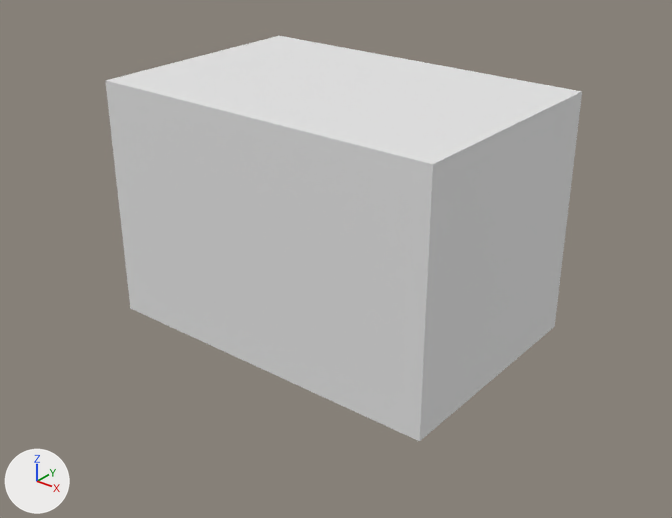
One commit to the FBX model Assets/Models/cave.fbx: the scene before it, then after it.
Both versions are drawn from a 50 mm camera at (17.17, -21.61, 15.56) aimed at (0.37, -0.61, 2.54). The lights are fixed; the arrows at lower left show +X, +Y and +Z.
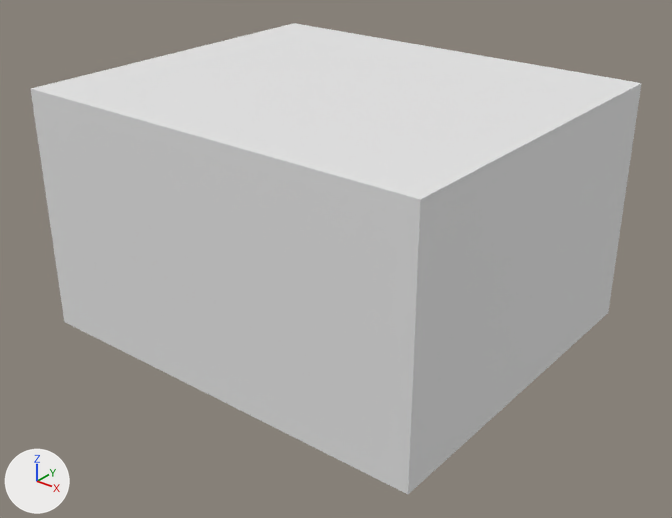
Pixel boxes (x1, y1, x2, y2) of what changed, in the pictures (672 x 518 px):
'Cube', reshaped (28% wider, 16% taller)
    before: (105, 36, 582, 441)
    after: (31, 23, 642, 494)

Diff of the bpy script that builds the scene:
```diff
--- a/Assets/Models/cave.fbx.py
+++ b/Assets/Models/cave.fbx.py
@@ mat_concrete @@
+mat_concrete = principled_material('Concrete')
+mat_concrete.base_color = (0.267, 0.267, 0.267)  # grey #8d8d8d
+mat_concrete.roughness = 0.69
@@ me_cube @@
 # used by ob_cube; location = (0.0, 0.0, 1.0)
-me_cube.from_pydata(...)  # 8 vertices, 6 faces; spans x -6.0..6.0, y -4.0..4.0, z -1.0..7.0
+me_cube.from_pydata(...)  # 56 vertices, 46 faces; spans x -7.0..7.0, y -6.0..6.0, z -1.0..7.0
+# me_cube part 1
+# 4 vertices are removed from x -6.0..6.0, y -4.0..4.0, z 7.0
+# 5 faces are deleted
+# 26 vertices are added at x -7.0..7.0, y -6.0..6.0, z -1.0..7.0
+# 18 new vertices lie (0.5, 0.0, 0.0) away from vertices in x -7.0..6.5, y -6.0..6.0, z -1.0..0.0
+# 8 new vertices lie (0.5, 0.0, 0.0) away from vertices in x -6.5..6.5, y -6.0..6.0, z -1.0
+# 21 new faces join them, mat_material (white #e7e7e7)
+# 24 new faces join them, mat_concrete (grey #8d8d8d)
 me_cube.materials.append(mat_material)
+me_cube.materials.append(mat_concrete)  # grey #8d8d8d
```
